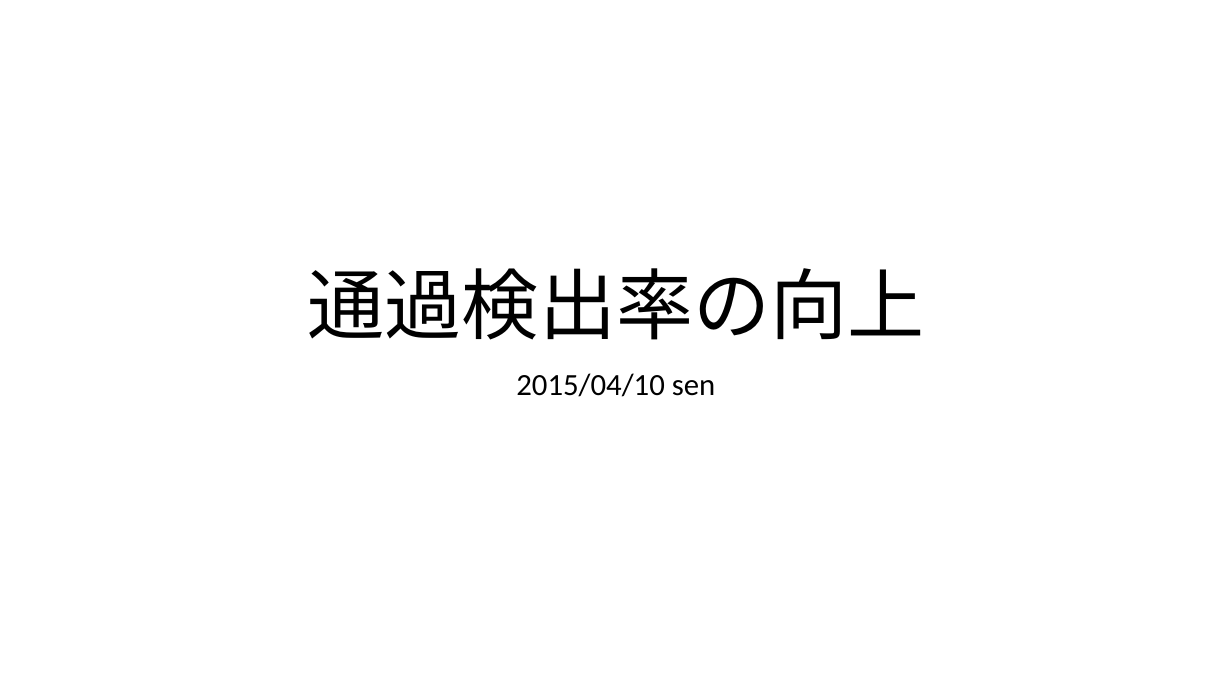
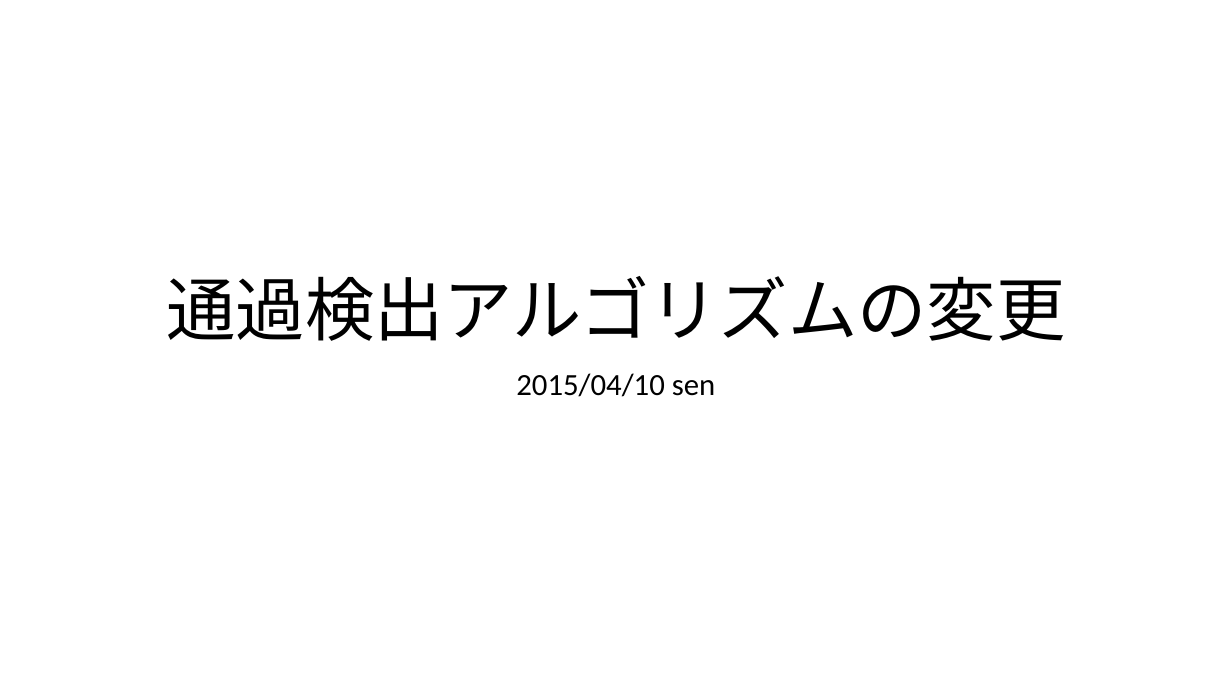
Before and after one commit to sen0810/src, a slide deck: slide 16 of ppt/中間発表用資料.pptx. Drawn at 1232x693 pixels with LibreOffice and Linux fonts; fonts in the diff are those of the drawing. Boxes give left, top, right and bottom in pixels: in the first picture for what was removed or moved away, otherwise in the second. Text is boxed around its words. In the diff, an @@ line names an element or a change of style, - is before the commit and + after.

```diff
--- a/ppt/中間発表用資料.pptx
+++ b/ppt/中間発表用資料.pptx
@@ title at (167,276,1066,341): text changed; size 60 to 54 pt @@
-通過検出率の向上
+通過検出アルゴリズムの変更
```
Also in this commit, not shown: 5 other slides changed.
